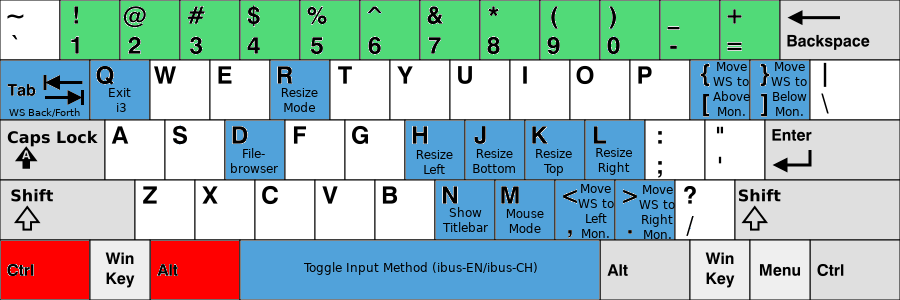
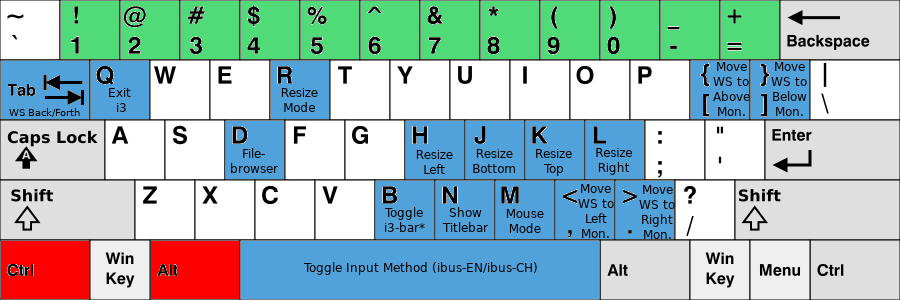
The second 900 x 300 image is a revision of the first. Changes to its layers:
added layer "Toggle ..." above "KB_United_States-NoAltGr.svg" over [384, 207, 425, 232]
painted on "KB_United_States-NoAltGr.svg" over [376, 181, 434, 239]
